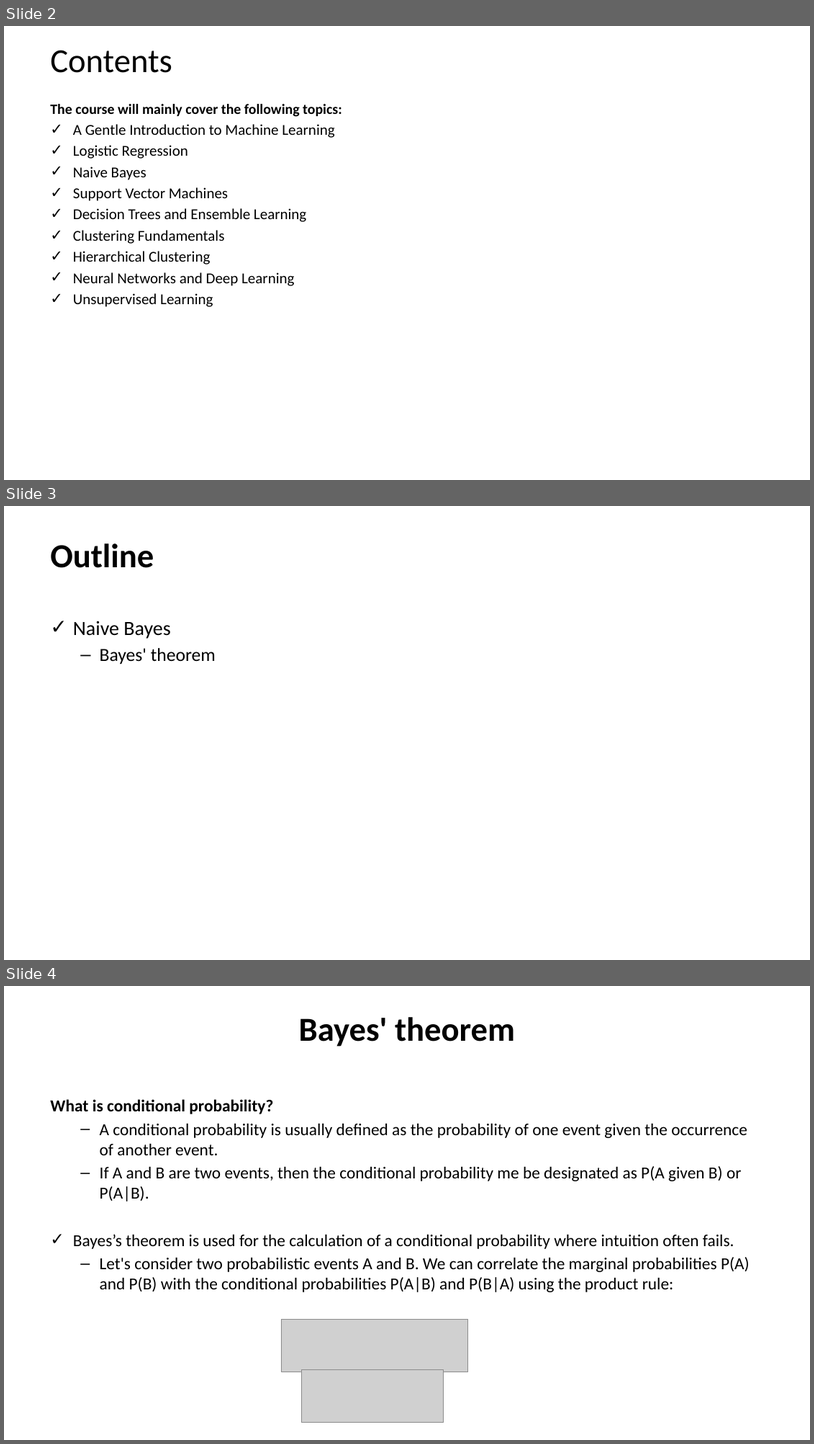
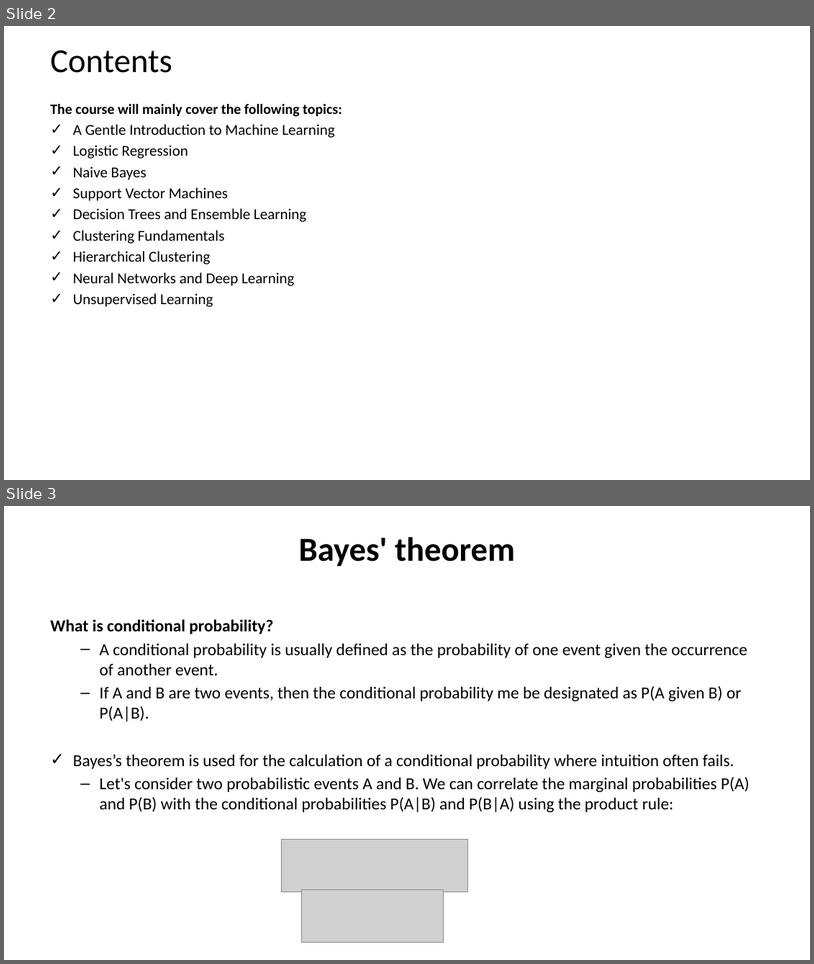
Before and after one commit to shakiliitju/B.Sc-in-ICT, a slide deck: 4.2 Fourth Year Second Semester/ICT - 4261 Machine Learning/Lectures/Lecture _09_10.pptx. Shown one above the other, each under a label of ours: slides 2, 3 and 4 before the commit, slides 2 and 3 after it. The pictures are 814x1444 and 814x964 pixels, drawn with LibreOffice and Linux fonts; fonts in the diff are those of the drawing; grey boxes stand for pictures. Boxes give left, top, right and bottom in pixels: in the first picture for what was removed or moved away, otherwise in the second. Text is boxed around its words. In the diff, an @@ line names an element or a change of style, - is before the commit and + after.

```diff
--- a/4.2 Fourth Year Second Semester/ICT - 4261 Machine Learning/Lectures/Lecture _09_10.pptx
+++ b/4.2 Fourth Year Second Semester/ICT - 4261 Machine Learning/Lectures/Lecture _09_10.pptx
@@ slide 3 removed at bbox=[4, 506, 810, 960], background #FFFFFF @@
@@ title removed at bbox=[50, 543, 154, 568] @@
-Outline
@@ text removed at bbox=[73, 620, 216, 664] @@
-✓ Naive Bayes
-  – Bayes' theorem
@@ what was slide 4 is now slide 3 @@
```
Also in this commit, not shown: 4 slides changed, 1 slide added, 15 other files.
